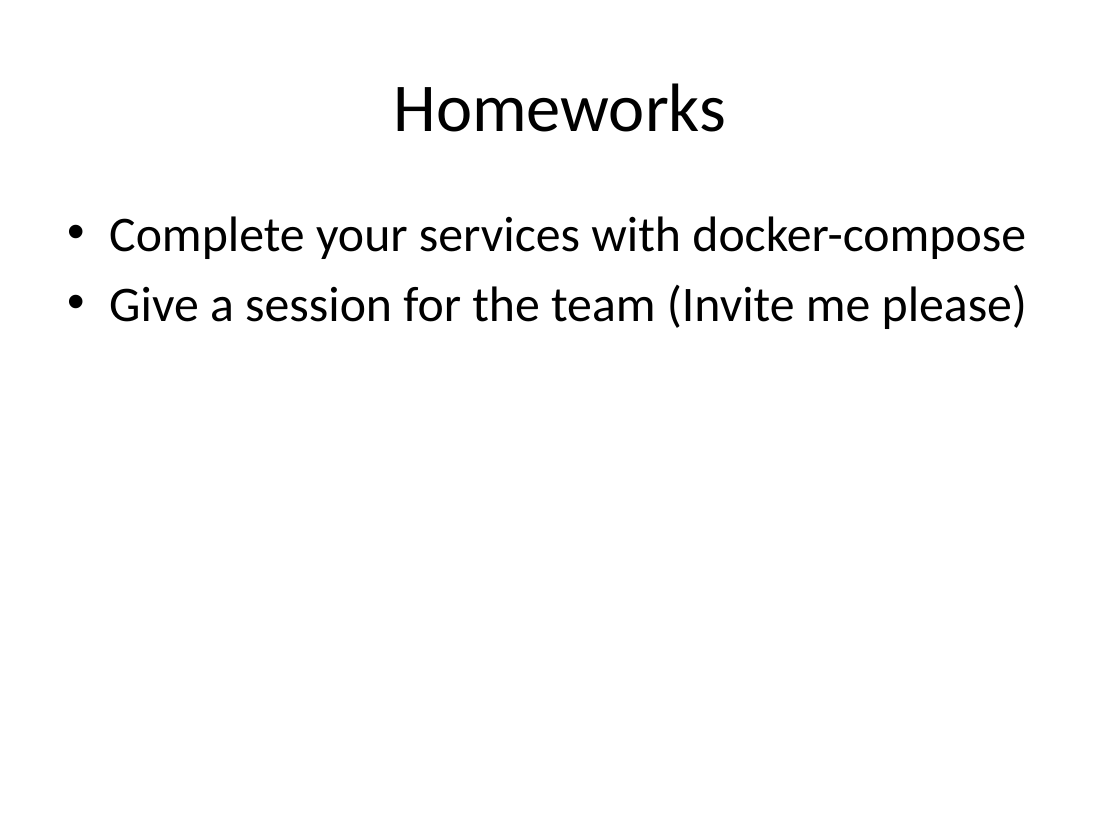
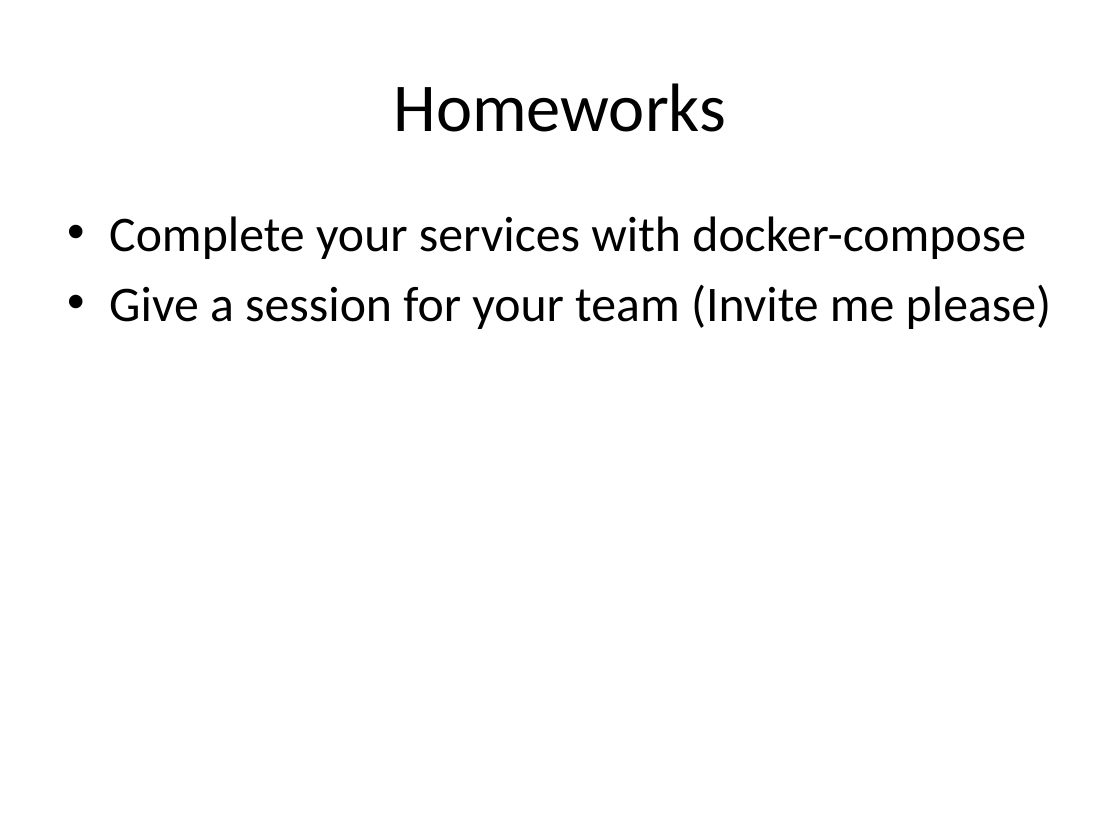
Before and after one commit to wrasdf/ddd-workshop, a slide deck: slide 7 of day-4/ddd-4.pptx. Drawn at 1120x840 pixels with LibreOffice and Linux fonts; fonts in the diff are those of the drawing. Boxes give left, top, right and bottom in pixels: in the first picture for what was removed or moved away, otherwise in the second. Text is boxed around its words. In the diff, an @@ line names an element or a change of style, - is before the commit and + after.

```diff
--- a/day-4/ddd-4.pptx
+++ b/day-4/ddd-4.pptx
@@ text at <box>109,285,1051,329</box>: text changed @@
-• Give a session for the team (Invite me please)
+• Give a session for your team (Invite me please)
```
Also in this commit, not shown: 3 other slides changed, 1 other file.
